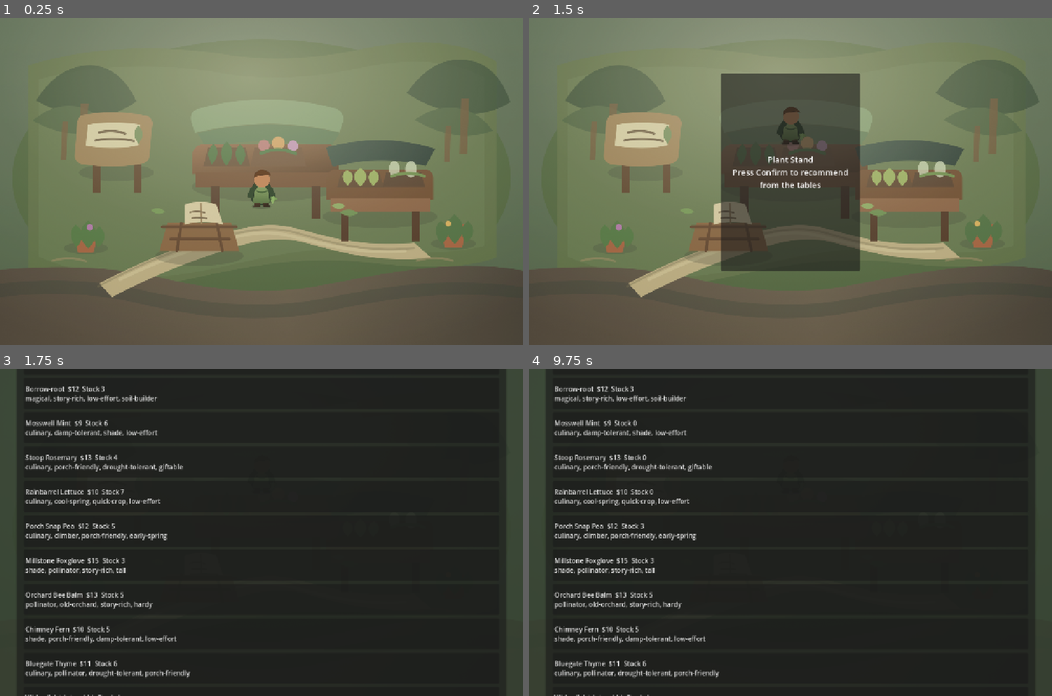
Above: before the commit, frames 1-4 (two rows, left to right).
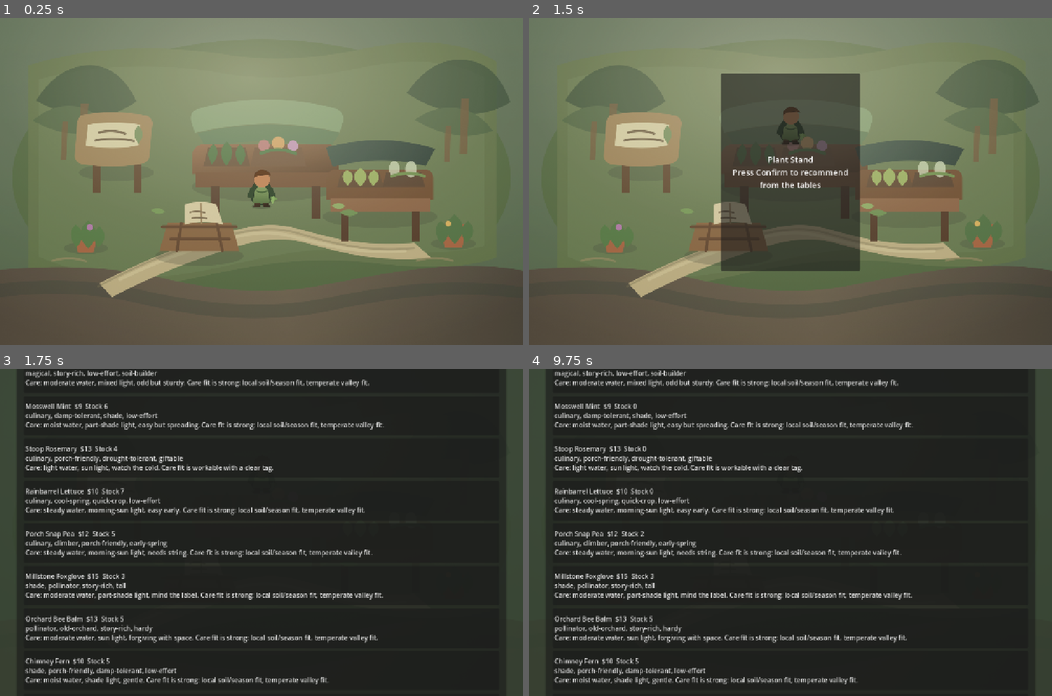
Above: after the commit, the same moments.

Repository: ethan-adams/garden-nursery
Game: Godot game, scene res://scenes/main/main.tscn
Same seed, same stepped clock (60 frames per second), same inputs: the game is played once before the commit and once after it.
Inputs (mouse positions are in pixels of both pictures, inside the frame that each line leads up to):
- Up to frame 1 (0.25 s): no input
- Up to frame 2 (1.5 s): tap Enter (ui_accept) at 0.5, 0.77 s; hold Up (ui_up) from 0.53 s (still down)
- Up to frame 3 (1.75 s): keep holding Up (ui_up); tap Enter (ui_accept) at 1.52 s
- Up to frame 4 (9.75 s): release Up (ui_up) at 2 s; click "Mosswell Mint $9 Stock 6 culi…" at 2 s; click "Mosswell Mint $9 Stock 3 culi…" at 2.75 s; click "Mosswell Mint $9 Stock 0 culi…" at 3.5 s; click "Stoop Rosemary $13 Stock 4 cu…" at 4.25 s; click (790, 460) at 5 s, where only the run before the commit has a clickable "Stoop Rosemary $13 Stock 2 cu…"; click "Stoop Rosemary $13 Stock 0 cu…" at 5.75 s; click "Rainbarrel Lettuce $10 Stock …" at 6.5 s; click "Rainbarrel Lettuce $10 Stock …" at 7.25 s; click "Rainbarrel Lettuce $10 Stock …" at 8 s; click "Rainbarrel Lettuce $10 Stock …" at 8.75 s; click "Porch Snap Pea $12 Stock 5 cu…" at 9.5 s

Frames 1-2 are identical in both runs. In frame 3, 11% of the frame differs, in the area x 4-74%, y 0-100%; in frame 4, 11%.

Commit message:
feat: add care climate fit consequences

Diff:
--- a/godot/data/regions/hush_arbor.json
+++ b/godot/data/regions/hush_arbor.json
@@ -4,6 +4,15 @@
   "name": "Hush Arbor",
   "season": "early spring",
   "traits": ["temperate valley", "wet lanes", "old orchards", "porch pride", "late-frost gossip"],
+  "climate_profile": {
+    "water": ["steady", "moist", "moderate"],
+    "light": ["shade", "part-shade", "part-sun", "morning-sun", "mixed"],
+    "soil": ["damp-loam", "damp-shade", "wet-lanes", "old-orchards", "sheltered-porch", "cool-spring", "temperate"],
+    "frost": "mild late-frost risk",
+    "heat": "brief warm spells, cool nights",
+    "forgiving_traits": ["hardy", "damp-tolerant", "cool-spring", "early-spring", "porch-friendly"],
+    "risk_traits": ["tender", "warmth-loving", "drought-tolerant"]
+  },
   "starting_state": {
     "week": 1,
     "cash": 120,
--- a/godot/scripts/core/nursery_rules.gd
+++ b/godot/scripts/core/nursery_rules.gd
@@ -2,7 +2,7 @@
 extends RefCounted
 
 
-static func score_customer_fit(plant: Dictionary, customer: Dictionary, signal_data: Dictionary) -> Dictionary:
+static func score_customer_fit(plant: Dictionary, customer: Dictionary, signal_data: Dictionary, region: Dictionary = {}) -> Dictionary:
 	var traits: Array = plant.get("traits", [])
 	var price := int(plant.get("price", 0))
 	var budget := int(customer.get("budget", 0))
@@ -11,6 +11,8 @@
 	var market_score := trait_score(traits, signal_data.get("points_to_traits", []))
 	var risk_score := trait_score(traits, signal_data.get("risk_traits", []))
 	var hint_score := hint_trait_score(traits, customer.get("market_hint", ""))
+	var care_fit := care_climate_fit(plant, region, signal_data)
+	var climate_score := int(care_fit.get("score", 0))
 	var budget_score := 0
 	if price <= budget:
 		budget_score = 2
@@ -18,7 +20,7 @@
 		budget_score = 0
 	else:
 		budget_score = -3
-	var total := (taste_score * 2) + (constraint_fit * 2) + market_score + hint_score + budget_score - (risk_score * 2)
+	var total := (taste_score * 2) + (constraint_fit * 2) + market_score + hint_score + budget_score + climate_score - (risk_score * 2)
 	return {
 		"total": total,
 		"taste": taste_score,
@@ -26,7 +28,10 @@
 		"market": market_score,
 		"risk": risk_score,
 		"hint": hint_score,
-		"budget": budget_score
+		"budget": budget_score,
+		"climate": climate_score,
+		"care_summary": care_fit.get("summary", ""),
+		"care_warnings": care_fit.get("warnings", [])
 	}
 
 
@@ -56,15 +61,18 @@
 			"sold": true,
 			"cash": price + 4,
 			"reputation": 2,
-			"line": "%s: sold gladly. Taste, site, and signal all lined up." % customer_name,
+			"line": "%s: sold gladly. Taste, site, signal, and care needs lined up." % customer_name,
 			"note": "trusted the %s recommendation" % plant.get("name", "plant")
 		}
 	if total >= 4:
+		var care_note := ""
+		if int(fit.get("climate", 0)) < 0:
+			care_note = " %s" % fit.get("care_summary", "Watch the care tag.")
 		return {
 			"sold": true,
 			"cash": price,
 			"reputation": 1,
-			"line": "%s: sold after a care warning. Good enough, not perfect." % customer_name,
+			"line": "%s: sold after a care warning. Good enough, not perfect.%s" % [customer_name, care_note],
 			"note": "accepted %s with a care warning" % plant.get("name", "the plant")
 		}
 	if total >= 1:
@@ -79,7 +87,7 @@
 		"sold": false,
 		"cash": 0,
 		"reputation": -1,
-		"line": "%s: walked away; the recommendation fought the garden." % customer_name,
+		"line": "%s: walked away; the recommendation fought the garden. %s" % [customer_name, fit.get("care_summary", "")],
 		"note": "will need a better fit next time"
 	}
 
@@ -143,8 +151,102 @@
 	return min(score, 2)
 
 
+static func care_climate_fit(plant: Dictionary, region: Dictionary, signal_data: Dictionary = {}) -> Dictionary:
+	var traits: Array = plant.get("traits", [])
+	var climate_fit: Array = plant.get("climate_fit", [])
+	var care_needs: Dictionary = plant.get("care_needs", {})
+	var climate_profile: Dictionary = region.get("climate_profile", {})
+	if climate_profile.is_empty():
+		return {
+			"score": 0,
+			"summary": "Care fit not yet read.",
+			"warnings": [],
+			"boosts": []
+		}
+	var region_traits: Array = region.get("traits", [])
+	var score := 0
+	var warnings: Array[String] = []
+	var boosts: Array[String] = []
+
+	var soil_matches := _count_matches(climate_fit, climate_profile.get("soil", []))
+	if soil_matches > 0:
+		score += min(2, soil_matches)
+		boosts.append("local soil/season fit")
+	if climate_fit.has("temperate") or _matches_region_trait(climate_fit, region_traits):
+		score += 1
+		boosts.append("temperate valley fit")
+
+	var water := String(care_needs.get("water", "")).to_lower()
+	if _array_has_string(climate_profile.get("water", []), water):
+		score += 1
+	elif not water.is_empty() and water in ["light", "dry"]:
+		score -= 1
+		warnings.append("prefers drier watering than Hush Arbor gives easily")
+
+	var light := String(care_needs.get("light", "")).to_lower()
+	if _array_has_string(climate_profile.get("light", []), light):
+		score += 1
+	elif light.contains("afternoon") or light == "sun":
+		score -= 1
+		warnings.append("needs brighter protection than many porch sites offer")
+
+	var signal_risk := trait_score(traits, signal_data.get("risk_traits", []))
+	if signal_risk > 0:
+		score -= signal_risk
+		warnings.append("current signal warns against this plant")
+
+	var frost_risk := trait_score(traits, ["tender", "warmth-loving"])
+	if frost_risk > 0 and String(climate_profile.get("frost", "")).contains("frost"):
+		score -= 1
+		warnings.append("late frost can check it")
+
+	var forgiving := trait_score(traits, climate_profile.get("forgiving_traits", []))
+	if forgiving > 0:
+		score += min(2, forgiving)
+		boosts.append("forgiving Hush Arbor habit")
+
+	score = clamp(score, -3, 5)
+	var summary := "Care fit steady."
+	if score >= 4:
+		summary = "Care fit is strong: %s." % ", ".join(boosts.slice(0, min(2, boosts.size())))
+	elif score >= 1:
+		summary = "Care fit is workable with a clear tag."
+	elif not warnings.is_empty():
+		summary = "Care warning: %s." % warnings[0]
+	return {
+		"score": score,
+		"summary": summary,
+		"warnings": warnings,
+		"boosts": boosts
+	}
+
+
 static func _has_any(text: String, needles: Array[String]) -> bool:
 	for needle in needles:
 		if text.contains(needle):
 			return true
 	return false
+
+
+static func _count_matches(values: Array, desired_values: Array) -> int:
+	var count := 0
+	for value in values:
+		if desired_values.has(value):
+			count += 1
+	return count
+
+
+static func _array_has_string(values: Array, needle: String) -> bool:
+	for value in values:
+		if String(value).to_lower() == needle:
+			return true
+	return false
+
+
+static func _matches_region_trait(values: Array, region_traits: Array) -> bool:
+	for value in values:
+		var normalized := String(value).replace("-", " ").to_lower()
+		for region_trait in region_traits:
+			if String(region_trait).to_lower().contains(normalized):
+				return true
+	return false
--- a/godot/scripts/core/nursery_run_state.gd
+++ b/godot/scripts/core/nursery_run_state.gd
@@ -76,7 +76,7 @@
 	var reputation_total := 0
 	for customer in customers:
 		remember_discovery("customers", customer.get("id", ""))
-		var fit := NurseryRules.score_customer_fit(plant, customer, signal_data)
+		var fit := NurseryRules.score_customer_fit(plant, customer, signal_data, region)
 		var outcome := NurseryRules.customer_recommendation_outcome(plant, customer, fit, stock_available - sold_count)
 		lines.append(outcome.get("line", ""))
 		var customer_note: String = outcome.get("note", "")
@@ -135,6 +135,9 @@
 		return {
 			"outcome_text": "The bench stayed empty. You need $%d to start %s." % [cost, plant.get("name", "that tray")]
 		}
+	var care_fit := NurseryRules.care_climate_fit(plant, region, current_signal())
+	var climate_score := int(care_fit.get("score", 0))
+	var adjusted_success = clamp(float(profile.get("success_chance", 0.75)) + (float(climate_score) * 0.03), 0.45, 0.98)
 	cash -= cost
 	weekly_bench_spend += cost
 	var tray := {
@@ -143,17 +146,19 @@
 		"method": profile.get("method", "propagation"),
 		"weeks_remaining": int(profile.get("weeks", 1)),
 		"yield": int(profile.get("yield", 1)),
-		"success_chance": float(profile.get("success_chance", 0.75))
+		"success_chance": adjusted_success,
+		"care_summary": care_fit.get("summary", "")
 	}
 	next_propagation_tray_id += 1
 	propagation_trays.append(tray)
 	return {
-		"outcome_text": "You set a %s tray in slot %d of %d. It will need %d week%s before it can join inventory." % [
+		"outcome_text": "You set a %s tray in slot %d of %d. It will need %d week%s before it can join inventory.\n%s" % [
 			plant.get("name", "plant"),
 			active_propagation_count(),
 			propagation_capacity,
 			int(tray.get("weeks_remaining", 1)),
-			plural_suffix(int(tray.get("weeks_remaining", 1)))
+			plural_suffix(int(tray.get("weeks_remaining", 1))),
+			care_fit.get("summary", "")
 		],
 		"log": "Started %s by %s for $%d." % [plant.get("name", "a plant"), tray.get("method", "propagation"), cost]
 	}
@@ -325,6 +330,17 @@
 	return plant.get("propagation", {})
 
 
+func plant_care_text(plant: Dictionary) -> String:
+	var care_needs: Dictionary = plant.get("care_needs", {})
+	var care_fit := NurseryRules.care_climate_fit(plant, region, current_signal())
+	return "Care: %s water, %s light, %s. %s" % [
+		care_needs.get("water", "steady"),
+		care_needs.get("light", "mixed"),
+		care_needs.get("difficulty", "moderate"),
+		care_fit.get("summary", "")
+	]
+
+
 func inventory_total() -> int:
 	var total := 0
 	for plant in plants:
@@ -403,7 +419,8 @@
 			"method": raw_tray.get("method", "propagation"),
 			"weeks_remaining": max(1, int(raw_tray.get("weeks_remaining", 1))),
 			"yield": max(1, int(raw_tray.get("yield", 1))),
-			"success_chance": clamp(float(raw_tray.get("success_chance", 0.75)), 0.0, 1.0)
+			"success_chance": clamp(float(raw_tray.get("success_chance", 0.75)), 0.0, 1.0),
+			"care_summary": raw_tray.get("care_summary", "")
 		}
 		trays.append(tray)
 		if trays.size() >= propagation_capacity:
--- a/godot/scripts/ui/nursery_stand.gd
+++ b/godot/scripts/ui/nursery_stand.gd
@@ -209,15 +209,16 @@
 		child.queue_free()
 	for plant in run_state.plants:
 		var button := Button.new()
-		button.text = "%s  $%d  Stock %d\n%s" % [
+		button.text = "%s  $%d  Stock %d\n%s\n%s" % [
 			plant.get("name", "Unnamed plant"),
 			int(plant.get("price", 0)),
 			int(plant.get("starting_stock", 0)),
-			", ".join(plant.get("traits", []))
+			", ".join(plant.get("traits", [])),
+			_plant_care_text(plant)
 		]
 		button.alignment = HORIZONTAL_ALIGNMENT_LEFT
 		button.autowrap_mode = TextServer.AUTOWRAP_WORD_SMART
-		button.custom_minimum_size = Vector2(0, 76)
+		button.custom_minimum_size = Vector2(0, 96)
 		button.focus_mode = Control.FOCUS_ALL
 		button.pressed.connect(_recommend_plant.bind(plant.get("id", "")))
 		inventory_list.add_child(button)
@@ -292,9 +293,10 @@
 		var plant: Dictionary = _find_plant(plant_id)
 		if plant.is_empty():
 			continue
-		lines.append("- %s: %s. %s" % [
+		lines.append("- %s: %s. %s %s" % [
 			plant.get("name", "Unknown plant"),
 			", ".join(plant.get("traits", [])),
+			_plant_care_text(plant),
 			_clip_text(plant.get("market_notes", "Notes still uncertain."), 92)
 		])
 		shown += 1
@@ -454,6 +456,10 @@
 	return run_state.propagation_profile(plant)
 
 
+func _plant_care_text(plant: Dictionary) -> String:
+	return run_state.plant_care_text(plant)
+
+
 func _clip_text(text: String, max_length: int) -> String:
 	return run_state.clip_text(text, max_length)
 
Not shown, changed: docs/issue-backlog.md
Not shown, changed: docs/roadmap.md
Not shown, changed: docs/session-handoff.md
Not shown, changed: scripts/agent-check.mjs
Not shown, changed: scripts/simulation-rules.mjs
Not shown, changed: scripts/simulation-rules.test.mjs
Not shown, changed: scripts/validate-data.mjs
